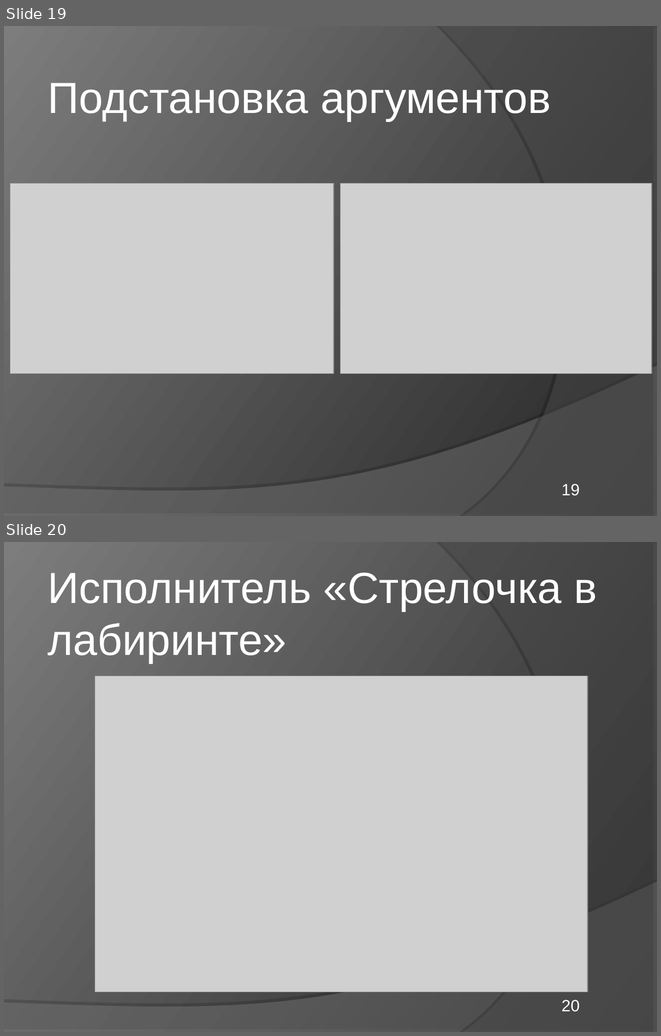
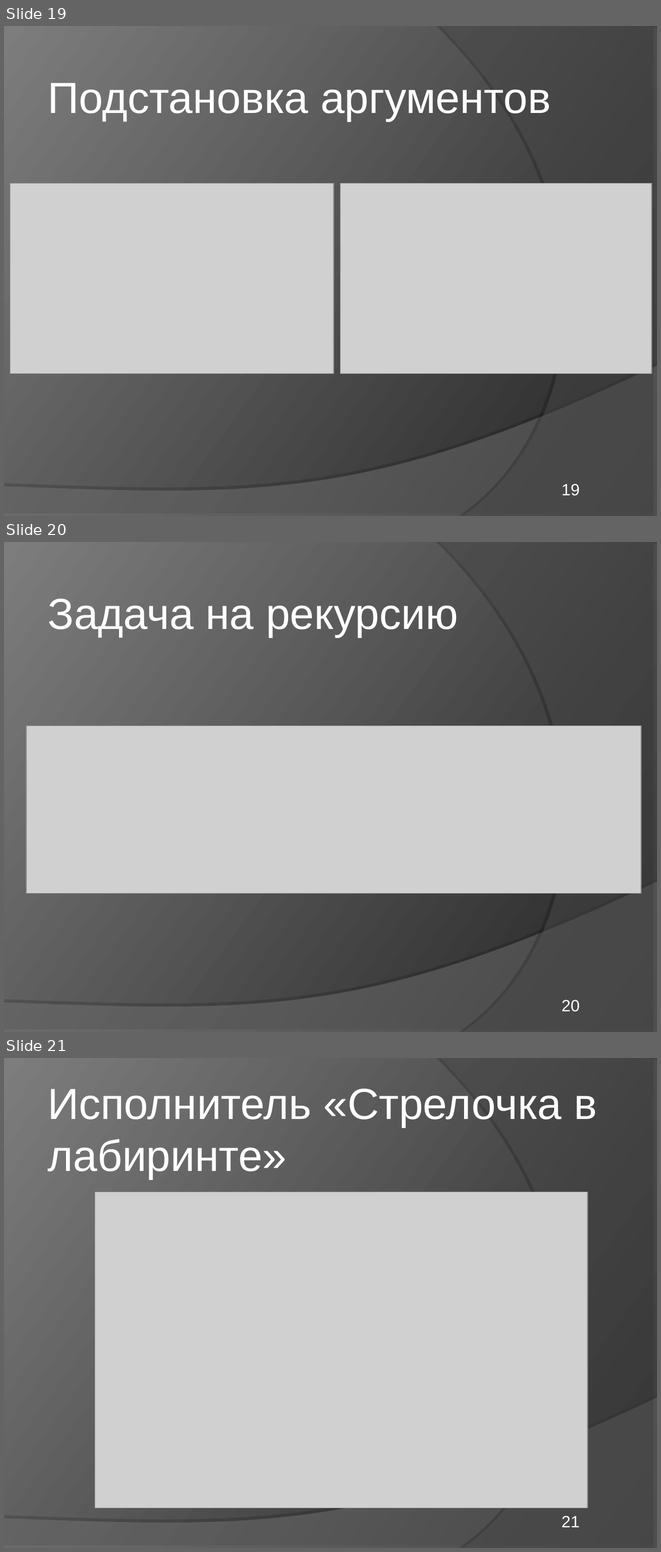
Before and after one commit to elvslv/DiplomaReport, a slide deck: C8503A_Vasilyeva_presentation.ppt. Shown one above the other, each under a label of ours: slides 19 and 20 before the commit, slides 19, 20 and 21 after it. The pictures are 661x1036 and 661x1552 pixels, drawn with LibreOffice and Linux fonts; fonts in the diff are those of the drawing; grey boxes stand for pictures. Boxes give left, top, right and bottom in pixels: in the first picture for what was removed or moved away, otherwise in the second. Text is boxed around its words. In the diff, an @@ line names an element or a change of style, - is before the commit and + after.

Commit message:
update report and presentation

```diff
--- a/C8503A_Vasilyeva_presentation.ppt
+++ b/C8503A_Vasilyeva_presentation.ppt
@@ slide 20 added at [4, 542, 657, 1032], background gradient #242424 to #7D7D7D; not listed: 2 template elements that a slide beside it also shows @@
@@ text added at [48, 598, 458, 637], 48 pt, text #FFFFFF @@
+Задача на рекурсию
@@ picture added at [26, 725, 641, 893] @@
@@ page number added at [562, 999, 580, 1012], 18 pt, text #FFFFFF @@
+20
@@ what was slide 20 is now slide 21 @@
@@ page number at [562, 1515, 580, 1527]: text changed @@
-20
+21
```
Also in this commit, not shown: 1 other file.
